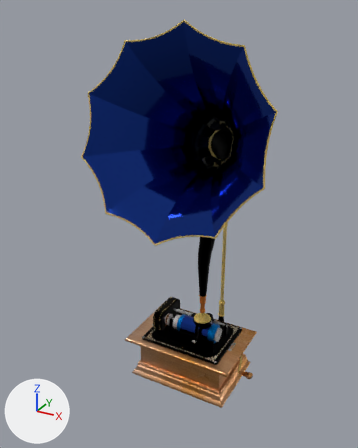
One commit to the glTF model public/gltf/edison.glb: the scene before it, then after it.
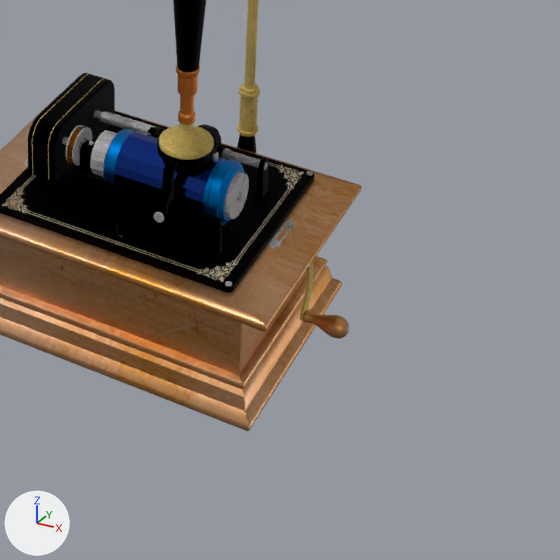
Each version is shown whole from a 50 mm lens placed at (0.569, -1.207, 1.144), pointed at (-0.075, -0.036, 0.558), then close up on the part from 40% to 89% of the width and 61% to 100% of the height. Every picture has the same lights, and +X, +Y and +Z are marked at lower left. Where no turn or scale is listed for an object, it has been applied to the vertices.

In view in the first close-up: 'Body', 'Crank', 'Rotor'.
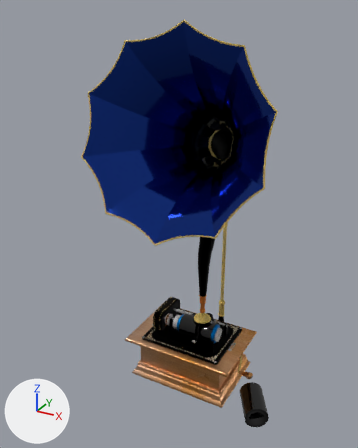
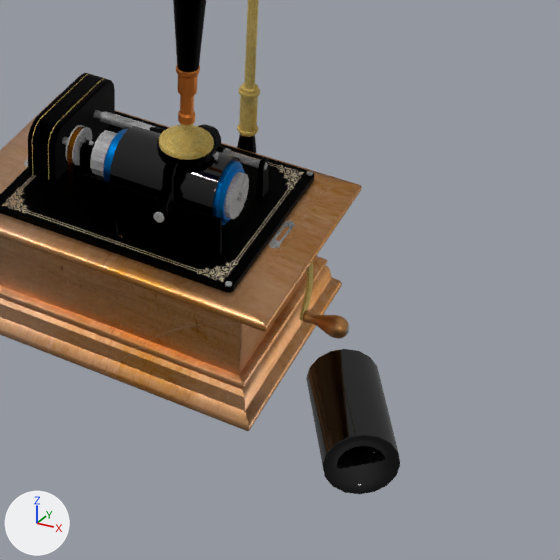
The change, as a diff of the scene's bpy script:
```diff
--- a/public/gltf/edison.glb.py
+++ b/public/gltf/edison.glb.py
@@ mat_wax @@
+mat_wax = principled_material('Wax')
+mat_wax.base_color = (0.0, 0.0, 0.0)  # black #000000
+mat_wax.roughness = 0.0
@@ me_mesh_005 @@
+me_mesh_005.from_pydata(...)  # 144 vertices, 288 faces; spans x -0.0587..0.0587, y -0.0662..0.0662, z -0.0355..0.0355
+me_mesh_005.materials.append(mat_wax)  # black #000000
@@ me_mesh_001 @@
+me_mesh_001.from_pydata(...)  # 144 vertices, 288 faces; spans x -0.056..0.056, y -0.0355..0.0355, z -0.0355..0.0355
+me_mesh_001.materials.append(mat_wax)  # black #000000
@@ ob_cylinder_2 @@
+ob_cylinder_2 = bpy.data.objects.new('Cylinder_2', me_mesh_005)
+ob_cylinder_2.location = (0.207, -0.079, 0.036)
@@ ob_cylinder_1 @@
+ob_cylinder_1 = bpy.data.objects.new('Cylinder_1', me_mesh_001)
+ob_cylinder_1.location = (-0.012, -0.016, 0.198)
```

Boxes [x1, y1, x2, y2] around the edits, measured in the close-ups (560 x 560 px):
'Cylinder_2', added: after [306, 349, 400, 494]
'Cylinder_1', added (black): after [110, 126, 242, 226]
'Rotor', unchanged, covered by the edit: [62, 125, 249, 225] in both
